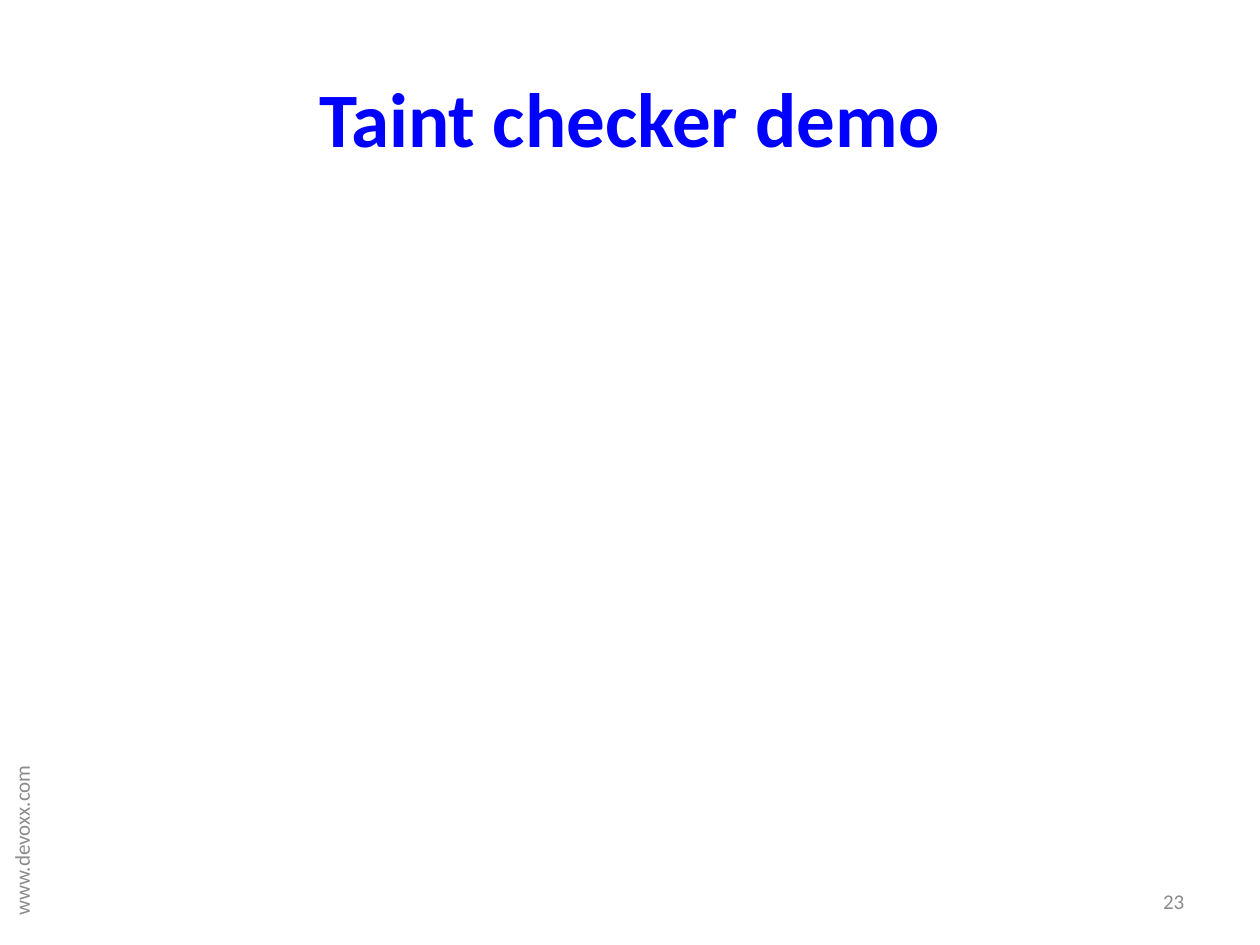
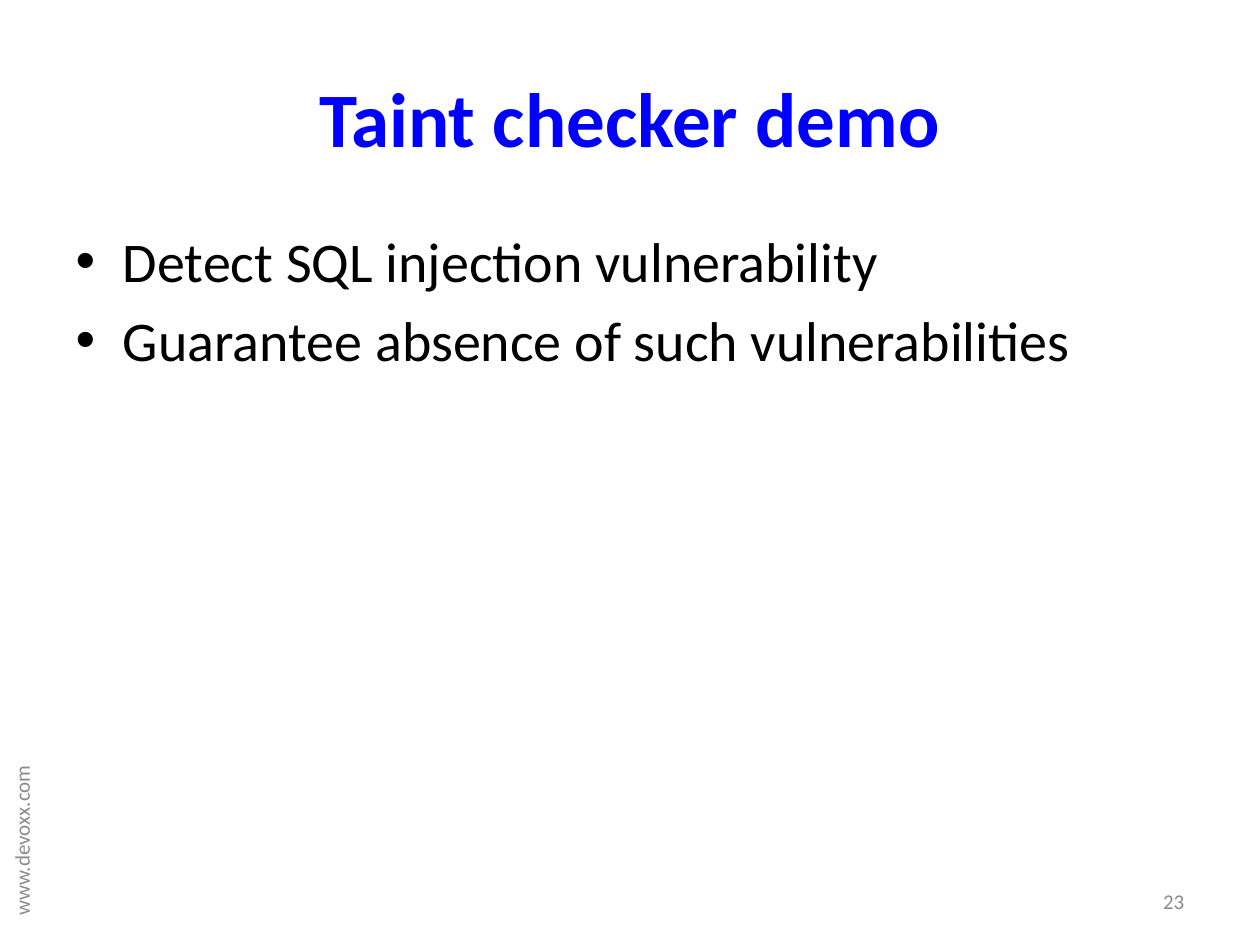
Before and after one commit to reprogrammer/checker-framework, a slide deck: slide 23 of demos/nonnull-interned-demo/checkers-demo-200911-devoxx.pptx. Drawn at 1260x945 pixels with LibreOffice and Linux fonts; fonts in the diff are those of the drawing. Boxes give left, top, right and bottom in pixels: in the first picture for what was removed or moved away, otherwise in the second. Text is boxed around its words. In the diff, an @@ line names an element or a change of style, - is before the commit and + after.

```diff
--- a/demos/nonnull-interned-demo/checkers-demo-200911-devoxx.pptx
+++ b/demos/nonnull-interned-demo/checkers-demo-200911-devoxx.pptx
@@ text added at <box>123,243,1070,362</box>, 32 pt, text #000000 @@
+• Detect SQL injection vulnerability
+• Guarantee absence of such vulnerabilities
```
Also in this commit, not shown: 9 other slides changed.
